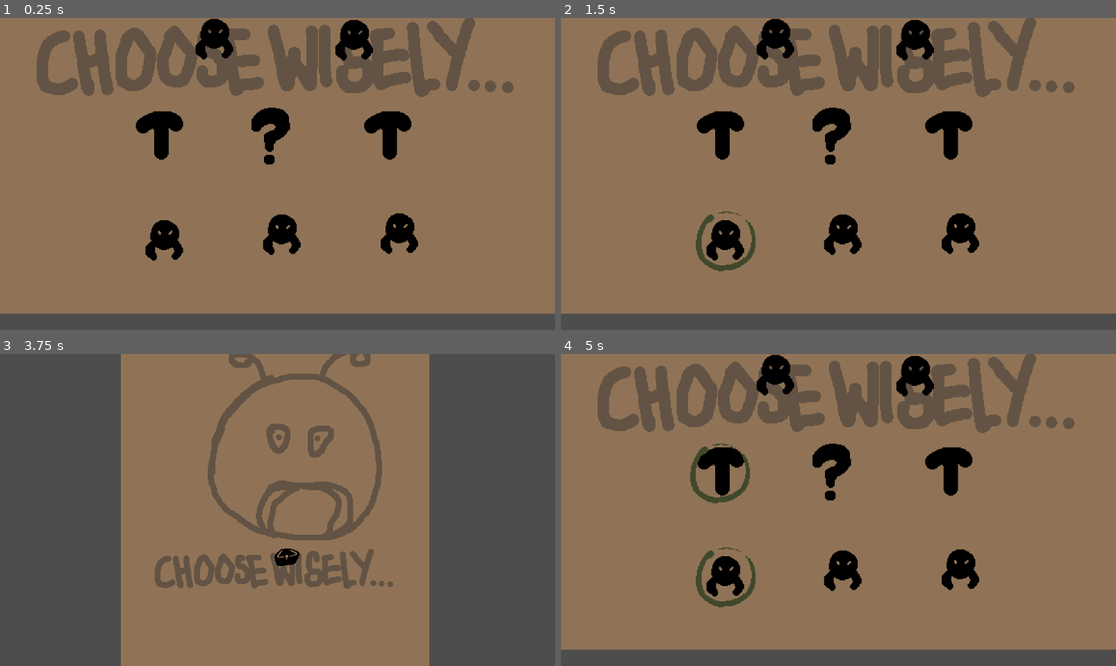
Above: before the commit, frames 1-4 (two rows, left to right).
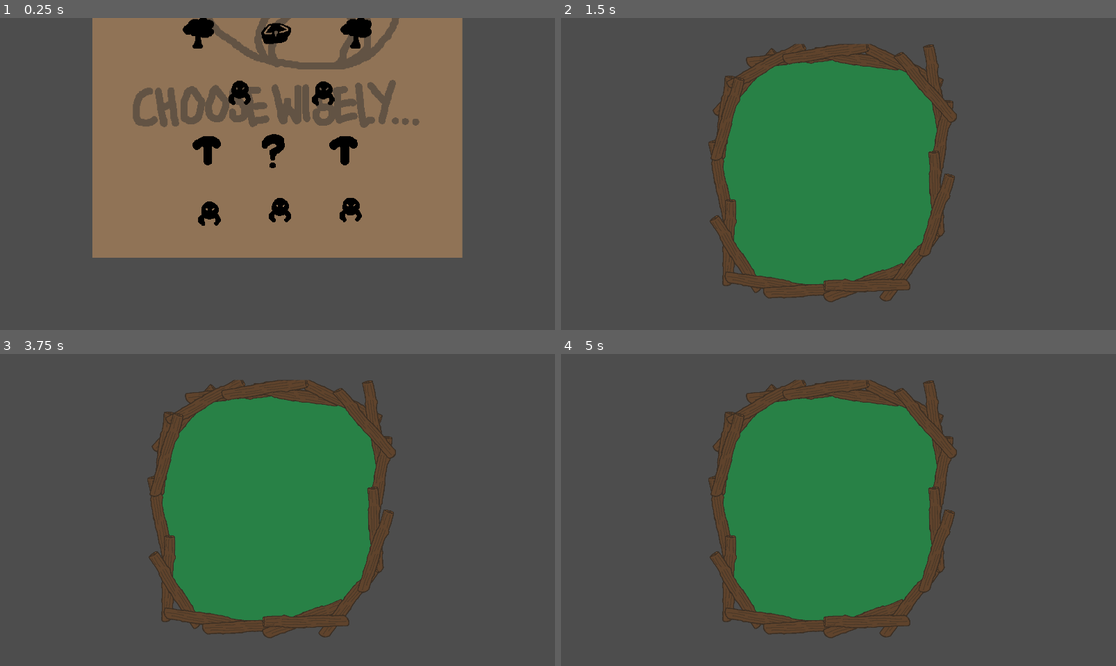
Above: after the commit, the same moments.

Repository: YewChian/BeetleArena
Game: Godot game, scene res://Map.tscn
Same seed, same stepped clock (60 frames per second), same inputs: the game is played once before the commit and once after it.
Inputs (mouse positions are in pixels of both pictures, inside the frame that each line leads up to; where the layout moved, square brackets give the same spot in the first picture):
- Up to frame 1 (0.25 s): no input
- Up to frame 2 (1.5 s): click (771, 214) [727, 239] at 0.5 s; click (1054, 314) at 1.25 s, where only the run before the commit has a clickable "GO to the map bro"
- Up to frame 3 (3.75 s): click (283, 569) at 2.02 s; click (399, 569) at 2.77 s; click (160, 472) at 3.52 s
- Up to frame 4 (5 s): click (849, 559) at 4.27 s

The runs differ from the first frame. In frame 1, 58% of the frame differs, in the area x 0-100%, y 0-95%; in frame 2, 88%; in frame 3, 54%; in frame 4, 88%.

Commit message:
added the SOUL

Diff:
--- a/Bodies/Beetle.gd
+++ b/Bodies/Beetle.gd
@@ -12,6 +12,8 @@
 var base_spd
 var aggro_spd
 var team
+var nickname: String
+var nature: String
 
 var state
 var turn_rate
@@ -38,11 +40,11 @@
 
 func initialise_stats():
 	#spd = 1
-	str = 1
+	#str = 1
 	#end = 2
 	base_spd = get_node("LeftLeg").get_children()[0].base_spd
 	aggro_spd = get_node("LeftLeg").get_children()[0].aggro_spd
-	#str = get_node("Mandible").get_children()[0].str
+	str = get_node("Mandible").get_children()[0].str
 	end = get_node("Carapace").get_children()[0].end
 
 
--- a/Bodies/Beetle.tscn
+++ b/Bodies/Beetle.tscn
@@ -20,7 +20,7 @@
 
 [node name="LeftLeg" type="Node2D" parent="."]
 
-[node name="Soul" type="Node2D" parent="."]
+[node name="Nature" type="Node2D" parent="."]
 
 [node name="StateTimer" type="Timer" parent="."]
 
--- a/Buttons/SelectBeetleButton.gd
+++ b/Buttons/SelectBeetleButton.gd
@@ -1,13 +1,27 @@
 extends TextureButton
 
-@export var beetle : Resource
+@export var beetle_mandibles : Resource
+@export var beetle_carapace : Resource
+@export var beetle_left_leg : Resource
+@export var beetle_right_leg : Resource
+@export var beetle_nature : String
 @export var splash_art : Texture2D
 @export var beetle_type : String
 @export var beetle_description : String
 
 func _on_pressed():
-	Inventory.beetles = []
-	Inventory.beetles.append(beetle)
+	Inventory.beetles = {}
+
+	Inventory.beetles["Ladybug"] = {
+		"mandibles": beetle_mandibles,
+		"carapace": beetle_carapace,
+		"left_leg": beetle_left_leg,
+		"right_leg": beetle_right_leg,
+		"nature": "Brave",
+		"bonus_end": 0,
+		"bonus_str": 0,
+		"bonus_spd": 0,
+	}
 	owner.set_splash_texture(splash_art)
 	owner.set_beetle_type(beetle_type)
 	owner.set_description(beetle_description)
--- a/Events/Arena.gd
+++ b/Events/Arena.gd
@@ -16,26 +16,34 @@
 	var new_beetle : Object
 	var i : int = 0
 	#debug modifying inventory
-	Inventory.beetles = [load("res://Bodies/LadyBug.tscn"), load("res://Bodies/LadyBug.tscn")]
+	#Inventory.beetles = [load("res://Bodies/LadyBug.tscn"), load("res://Bodies/LadyBug.tscn")]
 	#end debug
-	for beetle in Inventory.beetles:
-		print("creating beetle")
-		new_beetle = beetle.instantiate()
-		new_beetle.team = 0
+	for nickname in Inventory.beetles:
+		new_beetle = load("res://Bodies/Beetle.tscn").instantiate()
+		new_beetle.nickname = nickname
+		new_beetle.get_node("Mandible").add_child(Inventory.beetles[nickname]["mandibles"].instantiate())
+		new_beetle.get_node("Carapace").add_child(Inventory.beetles[nickname]["carapace"].instantiate())
+		new_beetle.get_node("LeftLeg").add_child(Inventory.beetles[nickname]["left_leg"].instantiate())
+		new_beetle.get_node("RightLeg").add_child(Inventory.beetles[nickname]["right_leg"].instantiate())
 		add_child(new_beetle)
+		new_beetle.nature = Inventory.beetles[nickname]["nature"]
+		new_beetle.end += Inventory.beetles[nickname]["bonus_end"]
+		new_beetle.str += Inventory.beetles[nickname]["bonus_str"]
+		new_beetle.base_spd += Inventory.beetles[nickname]["bonus_spd"]
+		var healthbar_container = $UI/HealthbarVBox.get_child(i)
+		healthbar_container.beetle =  new_beetle
+		healthbar_container.visible = true
+		await healthbar_container.initialize_healthbar()
 
-		var healthbar_container = $UI/HealthbarVBox.get_children()[i]
-		healthbar_container.beetle =  new_beetle
-		await healthbar_container.initialize_healthbar()
 		i += 1
 
-	#debug adding enemy beetle
-	print("creating beetle")
-	new_beetle = load("res://Bodies/StagBeetle.tscn").instantiate()
-	new_beetle.team = 1
-	add_child(new_beetle)
-
-	var healthbar_container = $UI/HealthbarVBox.get_children()[i]
-	healthbar_container.beetle =  new_beetle
-	await healthbar_container.initialize_healthbar()
+	##debug adding enemy beetle
+	#print("creating beetle")
+	#new_beetle = load("res://Bodies/StagBeetle.tscn").instantiate()
+	#new_beetle.team = 1
+	#add_child(new_beetle)
+	#
+	#var healthbar_container = $UI/HealthbarVBox.get_children()[i]
+	#healthbar_container.beetle =  new_beetle
+	#await healthbar_container.initialize_healthbar()
 	#end debug
--- a/Events/arena.tscn
+++ b/Events/arena.tscn
@@ -6,7 +6,6 @@
 [ext_resource type="Texture2D" uid="uid://dwfgoq6665frc" path="res://Assets/UI/HealthbarUnder.png" id="4_d6jd5"]
 [ext_resource type="Theme" uid="uid://b66cxik023bhq" path="res://WoodenTheme.tres" id="4_ngfcw"]
 [ext_resource type="Texture2D" uid="uid://cs1keje7vduiu" path="res://Assets/UI/HealthbarProgress.png" id="5_akmot"]
-[ext_resource type="Script" path="res://UI/ArenaToMapButton.gd" id="7_jrrnu"]
 
 [node name="Arena" type="Node2D"]
 script = ExtResource("1_oq4ge")
@@ -34,6 +33,7 @@
 offset_bottom = 40.0
 
 [node name="HealthbarContainer0" type="HBoxContainer" parent="UI/HealthbarVBox"]
+visible = false
 custom_minimum_size = Vector2(320, 0)
 layout_mode = 2
 size_flags_vertical = 3
@@ -55,6 +55,7 @@
 texture_progress = ExtResource("5_akmot")
 
 [node name="HealthbarContainer1" type="HBoxContainer" parent="UI/HealthbarVBox"]
+visible = false
 custom_minimum_size = Vector2(320, 0)
 layout_mode = 2
 size_flags_vertical = 3
@@ -76,6 +77,7 @@
 texture_progress = ExtResource("5_akmot")
 
 [node name="HealthbarContainer2" type="HBoxContainer" parent="UI/HealthbarVBox"]
+visible = false
 custom_minimum_size = Vector2(320, 0)
 layout_mode = 2
 size_flags_vertical = 3
@@ -95,19 +97,3 @@
 size_flags_horizontal = 8
 texture_under = ExtResource("4_d6jd5")
 texture_progress = ExtResource("5_akmot")
-
-[node name="MapButton" type="Button" parent="UI"]
-anchors_preset = 3
-anchor_left = 1.0
-anchor_top = 1.0
-anchor_right = 1.0
-anchor_bottom = 1.0
-offset_left = -152.0
-offset_top = -31.0
-grow_horizontal = 0
-grow_vertical = 0
-theme = ExtResource("4_ngfcw")
-text = "GO to the map bro"
-script = ExtResource("7_jrrnu")
-
-[connection signal="pressed" from="UI/MapButton" to="UI/MapButton" method="_on_pressed"]
--- a/Singletons/Inventory.gd
+++ b/Singletons/Inventory.gd
@@ -1,3 +1,5 @@
 extends Node
 
-var beetles = []
+# nickname: {mandibles, carapace, left_leg, right_leg, nature, bonus_end, bonus_str, bonus_spd}
+var beetles = {}
+var spare_parts = []
--- a/Souls/Soul.gd
+++ /dev/null
@@ -1,5 +0,0 @@
-extends Node2D
-class_name Soul
-
-var nickname : String
-var nature : String
--- a/StartRunScene.tscn
+++ b/StartRunScene.tscn
@@ -1,16 +1,18 @@
-[gd_scene load_steps=14 format=3 uid="uid://kk2asmgd6tvj"]
+[gd_scene load_steps=16 format=3 uid="uid://kk2asmgd6tvj"]
 
 [ext_resource type="Script" path="res://UI/StartRunScene.gd" id="1_jv30d"]
 [ext_resource type="Theme" uid="uid://b66cxik023bhq" path="res://WoodenTheme.tres" id="1_rwjul"]
 [ext_resource type="Script" path="res://Buttons/SelectBeetleButton.gd" id="2_wtvvh"]
 [ext_resource type="Texture2D" uid="uid://det6ixr7btlfe" path="res://Assets/Buttons/LadybugButtonNormal.png" id="3_aflcc"]
-[ext_resource type="PackedScene" uid="uid://teiess873lvn" path="res://Bodies/LadyBug.tscn" id="3_q77lh"]
-[ext_resource type="PackedScene" uid="uid://bpughwrnvnx0i" path="res://Bodies/StagBeetle.tscn" id="4_dpsvf"]
 [ext_resource type="Texture2D" uid="uid://jhnhir2w2bck" path="res://Assets/Buttons/LadybugButtonHover.png" id="4_tpym5"]
 [ext_resource type="Texture2D" uid="uid://cwxdtw3rk7j5a" path="res://Assets/Buttons/StagButtonNormal.png" id="5_1lit5"]
 [ext_resource type="Texture2D" uid="uid://x8rdsnsfbeqa" path="res://Assets/SplashArt/Ladybug.png" id="6_3axts"]
 [ext_resource type="Texture2D" uid="uid://cw3nicbu74lok" path="res://Assets/Buttons/StagButtonHover.png" id="6_65lmm"]
 [ext_resource type="Script" path="res://Buttons/start_run_button.gd" id="6_k3mop"]
+[ext_resource type="PackedScene" uid="uid://cbah3vkpn4u2u" path="res://Mandibles/LadybugMandibles.tscn" id="7_nb4wt"]
+[ext_resource type="PackedScene" uid="uid://dv0umde6eh74m" path="res://Carapace/LadybugCarapace.tscn" id="8_b5wg8"]
+[ext_resource type="PackedScene" uid="uid://casu874iwsjf8" path="res://Legs/LadybugLegs/LadybugLeftLeg.tscn" id="9_2e8gm"]
+[ext_resource type="PackedScene" uid="uid://8ljyepidst4j" path="res://Legs/LadybugLegs/LadybugRightLeg.tscn" id="10_rdyde"]
 [ext_resource type="Script" path="res://UI/StartRunInfo.gd" id="10_s8kac"]
 [ext_resource type="Texture2D" uid="uid://ck4r0y76vh4mu" path="res://Assets/SplashArt/StagBeetle.png" id="12_m7dyg"]
 
@@ -84,7 +86,11 @@
 texture_normal = ExtResource("3_aflcc")
 texture_hover = ExtResource("4_tpym5")
 script = ExtResource("2_wtvvh")
-beetle = ExtResource("3_q77lh")
+beetle_mandibles = ExtResource("7_nb4wt")
+beetle_carapace = ExtResource("8_b5wg8")
+beetle_left_leg = ExtResource("9_2e8gm")
+beetle_right_leg = ExtResource("10_rdyde")
+beetle_nature = "Brave"
 splash_art = ExtResource("6_3axts")
 beetle_type = "LadyBug"
 beetle_description = "Tiny red dude that excels at being weak."
@@ -99,7 +105,6 @@
 texture_normal = ExtResource("5_1lit5")
 texture_hover = ExtResource("6_65lmm")
 script = ExtResource("2_wtvvh")
-beetle = ExtResource("4_dpsvf")
 splash_art = ExtResource("12_m7dyg")
 beetle_type = "Stag Beetle"
 beetle_description = "The big brother bully beatdown beetle."
--- a/UI/HealthbarContainer.gd
+++ b/UI/HealthbarContainer.gd
@@ -3,11 +3,12 @@
 var beetle : Object
 
 func initialize_healthbar():
-	get_node("NameContainer/NameLabel").text = beetle.name
+	get_node("NameContainer/NameLabel").text = beetle.nickname
 	get_node("Healthbar").max_value = beetle.end
 
 func update_healthbar():
 	get_node("Healthbar").value = beetle.end
 
 func _process(delta):
-	update_healthbar()
+	if beetle != null:
+		update_healthbar()
--- a/project.godot
+++ b/project.godot
@@ -12,7 +12,7 @@
 
 config/name="BeetleArena"
 run/main_scene="res://Map.tscn"
-config/features=PackedStringArray("4.2", "GL Compatibility")
+config/features=PackedStringArray("4.3", "GL Compatibility")
 config/icon="res://icon.svg"
 
 [autoload]
@@ -20,6 +20,11 @@
 disabledbuttons="*res://Singletons/disabledbuttons.gd"
 Inventory="*res://Singletons/Inventory.gd"
 GroupsNTiers="*res://Singletons/GroupsNTiers.gd"
+
+[display]
+
+window/size/viewport_width=1920
+window/size/viewport_height=1080
 
 [input]
 
Not shown: 1 places in Events/arena.tscn that only renumber resources
